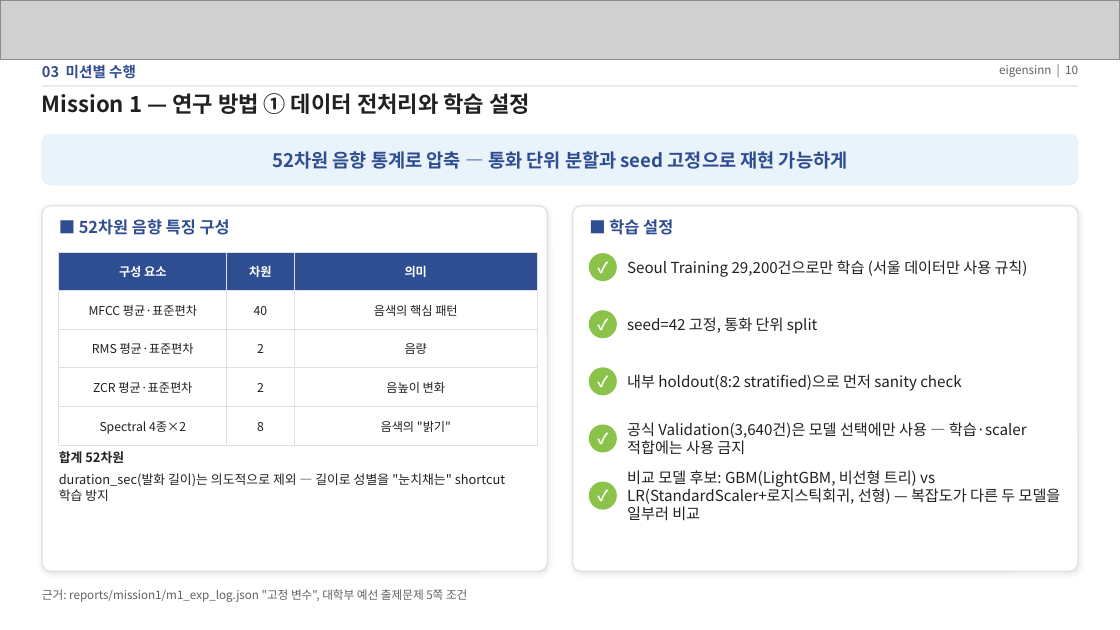
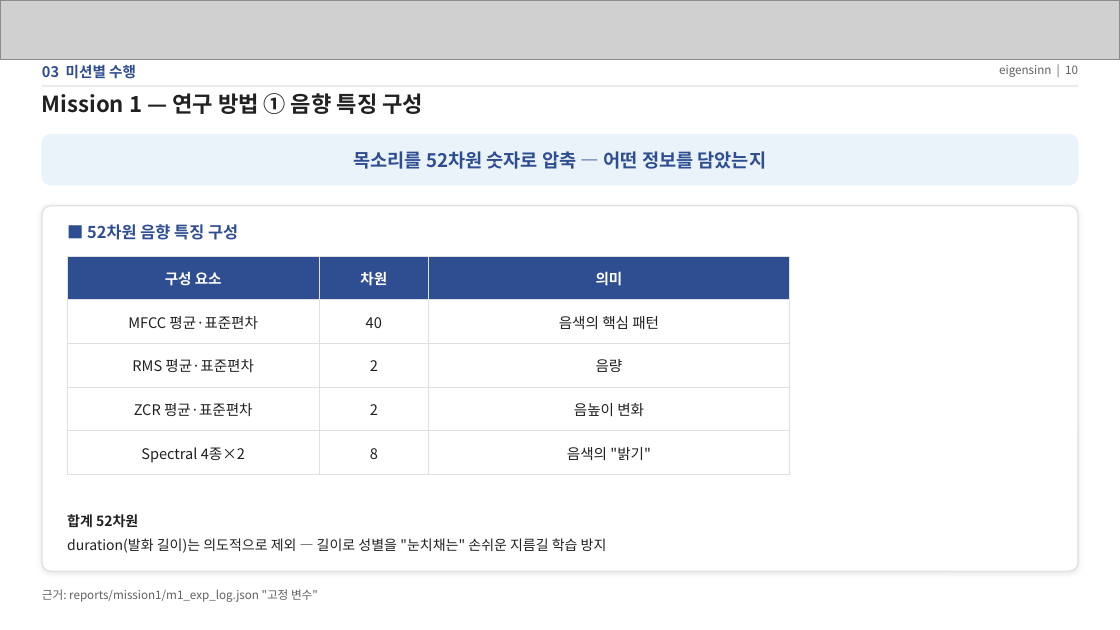
Before and after one commit to eigensinn-dcc2026/prelim, a slide deck: slide 10 of ppt/DCC2026_예선_결과정리.pptx. Drawn at 1120x630 pixels with LibreOffice and Linux fonts; fonts in the diff are those of the drawing; grey boxes stand for pictures. Boxes give left, top, right and bottom in pixels: in the first picture for what was removed or moved away, otherwise in the second. Text is boxed around its words. In the diff, an @@ line names an element or a change of style, - is before the commit and + after.

```diff
--- a/ppt/DCC2026_예선_결과정리.pptx
+++ b/ppt/DCC2026_예선_결과정리.pptx
@@ text at (x1=42, y1=93, x2=423, y2=114): text changed @@
-Mission 1 — 연구 방법 ① 데이터 전처리와 학습 설정
+Mission 1 — 연구 방법 ① 음향 특징 구성
@@ text at (x1=354, y1=151, x2=767, y2=169): text changed @@
-52차원 음향 통계로 압축 — 통화 단위 분할과 seed 고정으로 재현 가능하게
+목소리를 52차원 숫자로 압축 — 어떤 정보를 담았는지
@@ rounded rectangle resized from (x1=42, y1=206, x2=548, y2=571) to (x1=42, y1=206, x2=1078, y2=571) @@
@@ rounded rectangle removed at (x1=573, y1=206, x2=1079, y2=571) @@
@@ text "■ 52차원 음향 특징 구성" moved from (x1=79, y1=219, x2=230, y2=235) to (x1=87, y1=224, x2=238, y2=240) @@
@@ text removed at (x1=609, y1=219, x2=673, y2=235) @@
-■ 학습 설정
@@ table at (x1=67, y1=256, x2=790, y2=467) @@
@@ size 10.5 to 12.5 pt @@
@@ table resized from (x1=59, y1=252, x2=538, y2=438) to (x1=67, y1=256, x2=790, y2=467) @@
@@ ellipse removed at (x1=590, y1=254, x2=617, y2=281) @@
@@ text removed at (x1=590, y1=254, x2=617, y2=281) @@
-✓
@@ text removed at (x1=627, y1=260, x2=1028, y2=277) @@
-Seoul Training 29,200건으로만 학습 (서울 데이터만 사용 규칙)
@@ ellipse removed at (x1=590, y1=311, x2=617, y2=338) @@
@@ text removed at (x1=590, y1=311, x2=617, y2=338) @@
-✓
@@ text removed at (x1=627, y1=317, x2=818, y2=334) @@
-seed=42 고정, 통화 단위 split
@@ ellipse removed at (x1=590, y1=368, x2=617, y2=395) @@
@@ text removed at (x1=590, y1=368, x2=617, y2=395) @@
-✓
@@ text removed at (x1=627, y1=374, x2=961, y2=391) @@
-내부 holdout(8:2 stratified)으로 먼저 sanity check
@@ ellipse removed at (x1=590, y1=425, x2=617, y2=452) @@
@@ text removed at (x1=590, y1=425, x2=617, y2=452) @@
-✓
@@ text removed at (x1=627, y1=422, x2=1027, y2=455) @@
-공식 Validation(3,640건)은 모델 선택에만 사용 — 학습·scaler 적합에는 사용 금지
@@ text removed at (x1=627, y1=470, x2=1061, y2=521) @@
-비교 모델 후보: GBM(LightGBM, 비선형 트리) vs LR(StandardScaler+로지스틱회귀, 선형) — 복잡도가 다른 두 모델을 일부러 비교
@@ ellipse removed at (x1=590, y1=482, x2=617, y2=509) @@
@@ text removed at (x1=590, y1=482, x2=617, y2=509) @@
-✓
@@ text at (x1=67, y1=538, x2=607, y2=553): text changed; size 11 to 12 pt @@
-duration_sec(발화 길이)는 의도적으로 제외 — 길이로 성별을 "눈치채는" shortcut 학습 방지
+duration(발화 길이)는 의도적으로 제외 — 길이로 성별을 "눈치채는" 손쉬운 지름길 학습 방지
@@ text at (x1=67, y1=514, x2=138, y2=528): size 11 to 12 pt in "합계 52차원" @@
@@ text "합계 52차원" moved from (x1=59, y1=451, x2=505, y2=501) to (x1=67, y1=514, x2=607, y2=553) @@
@@ text at (x1=42, y1=589, x2=318, y2=602): text changed @@
-근거: reports/mission1/m1_exp_log.json "고정 변수", 대학부 예선 출제문제 5쪽 조건
+근거: reports/mission1/m1_exp_log.json "고정 변수"
```
Also in this commit, not shown: 23 other slides changed, 2 slides removed, 1 other file.
